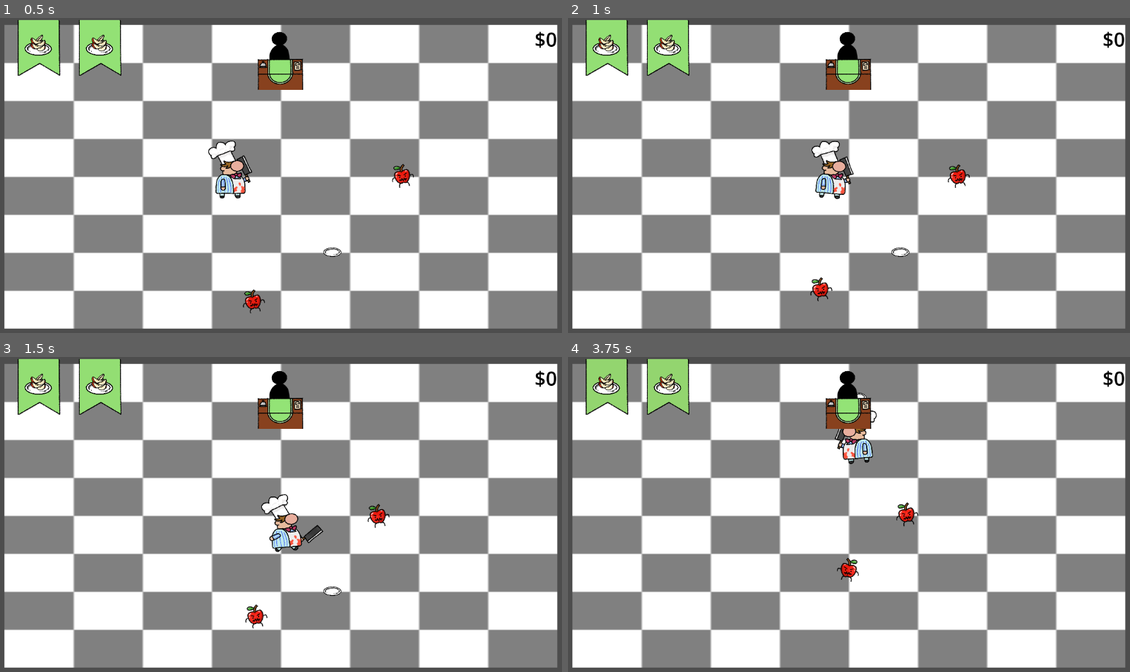
Above: before the commit, frames 1-4 (two rows, left to right).
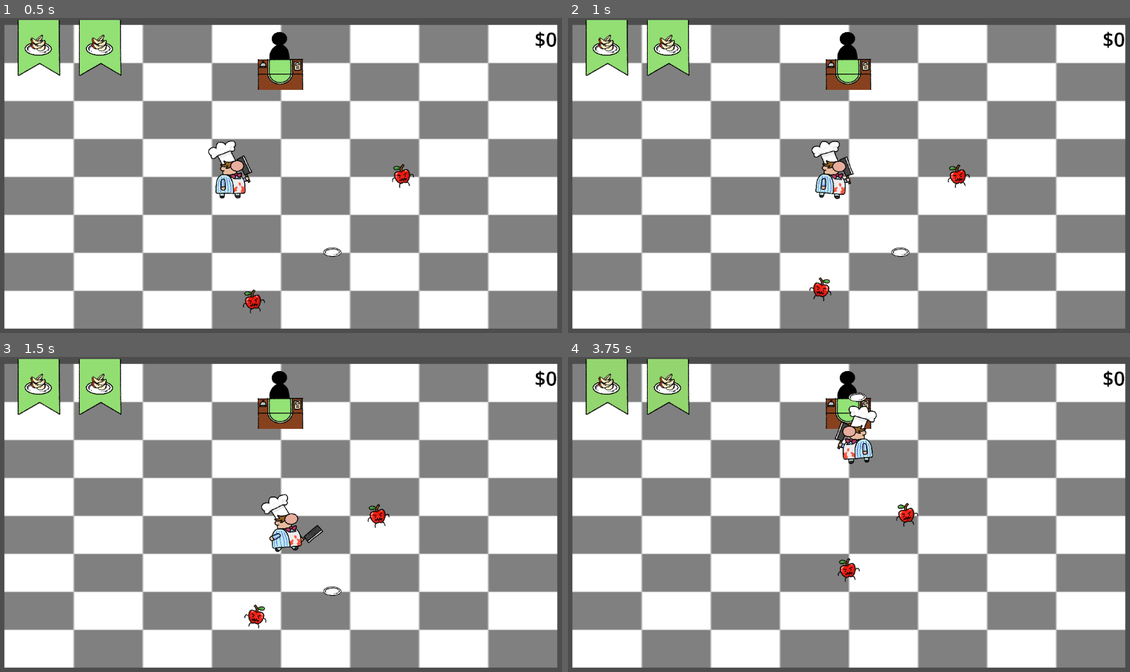
Above: after the commit, the same moments.

Repository: santosty25/Mortal-Cooking
Game: Godot game, scene res://Scenes/Main.tscn
The game is run twice, just before and just after one commit, with the same random seed, the same clock (stepped at 60 frames per second) and the same inputs.
Inputs (mouse positions are in pixels of both pictures, inside the frame that each line leads up to):
- Up to frame 1 (0.5 s): no input
- Up to frame 2 (1 s): move the mouse to (972, 159) at 0.52 s; hold D (Move_Right) from 0.53 s (still down); tap E (Interact) at 0.6 s
- Up to frame 3 (1.5 s): move the mouse to (168, 530) at 1.27 s; release D (Move_Right) at 1.28 s; hold S (Move_Down) from 1.28 s (still down); click (168, 530) at 1.35 s
- Up to frame 4 (3.75 s): tap E (Interact) at 1.55, 2.3, 3.05, 3.6 s; move the mouse to (905, 445) at 2.02 s; release S (Move_Down) at 2.03 s; hold D (Move_Right) 2.03-2.78 s; hold Shift (Block) 2.03-2.78 s; move the mouse to (820, 577) at 2.77 s; hold W (Move_Up) 2.78-3.53 s; tap Space (Dash) at 2.85 s; move the mouse to (1017, 561) at 3.52 s; hold A (Move_Left) from 3.53 s (still down)

Frame 1 is identical in both runs. In frame 2, 0.2% of the frame differs, in the area x 42-48%, y 82-90%; in frame 3, 0.2%; in frame 4, 0.6%, in the area x 47-63%, y 11-72%.

Commit message:
Added cash register sfx

Diff:
--- a/Code/Character/Player.gd
+++ b/Code/Character/Player.gd
@@ -3,6 +3,7 @@
 #sound effects
 @onready var knifeSwing = $knifeSwing
 @onready var running = $running
+@onready var cashGained = $cashGained
 const speed = 300.0
 
 # for animation
@@ -126,6 +127,7 @@
 			elif target is Serving_Location && heldItem is Plate:
 				if $"..".serve(heldItem):
 					heldItem = null
+					cashGained.play()
 				else:
 					drop_item()
 		else:
--- a/Scenes/Character/Player.tscn
+++ b/Scenes/Character/Player.tscn
@@ -1,9 +1,12 @@
-[gd_scene load_steps=9 format=3 uid="uid://tq3hr05vu4ux"]
+[gd_scene load_steps=12 format=3 uid="uid://tq3hr05vu4ux"]
 
 [ext_resource type="Script" path="res://Code/Character/Player.gd" id="1_okj7e"]
 [ext_resource type="Texture2D" uid="uid://bkax38twpboyd" path="res://art/Effects/Hit.png" id="2_4ww1s"]
 [ext_resource type="Texture2D" uid="uid://d0hcr2o0b71xf" path="res://art/Character/Player/Chef_Attack.png" id="3_so3ve"]
 [ext_resource type="Texture2D" uid="uid://djdnfab38mswp" path="res://art/Character/Player/Chef_Idle.png" id="4_t673k"]
+[ext_resource type="AudioStream" uid="uid://cjkunrgd32t27" path="res://Audio/knifeSwing.mp3" id="5_oh0av"]
+[ext_resource type="AudioStream" uid="uid://cdevfceoiejec" path="res://Audio/running.mp3" id="6_ixig7"]
+[ext_resource type="AudioStream" uid="uid://cihql54q886cu" path="res://Audio/cashRegister.mp3" id="7_lywr1"]
 
 [sub_resource type="SpriteFrames" id="SpriteFrames_c40pp"]
 animations = [{
@@ -84,6 +87,15 @@
 [node name="HeldItemPosition" type="Node2D" parent="."]
 position = Vector2(-100, -600)
 
+[node name="knifeSwing" type="AudioStreamPlayer" parent="."]
+stream = ExtResource("5_oh0av")
+
+[node name="running" type="AudioStreamPlayer" parent="."]
+stream = ExtResource("6_ixig7")
+
+[node name="cashGained" type="AudioStreamPlayer" parent="."]
+stream = ExtResource("7_lywr1")
+
 [connection signal="animation_finished" from="AnimatedSprite2D" to="." method="_on_animated_sprite_2d_animation_finished"]
 [connection signal="body_entered" from="Attack" to="." method="_on_area_2d_body_entered"]
 [connection signal="body_entered" from="Interaction" to="." method="_on_area_2d_body_entered"]
--- a/Scenes/Main.tscn
+++ b/Scenes/Main.tscn
@@ -1,11 +1,9 @@
-[gd_scene load_steps=12 format=3 uid="uid://c454qsgse2goj"]
+[gd_scene load_steps=10 format=3 uid="uid://dwirvfmddfg78"]
 
 [ext_resource type="Script" path="res://Code/Main.gd" id="1_144we"]
 [ext_resource type="PackedScene" uid="uid://tq3hr05vu4ux" path="res://Scenes/Character/Player.tscn" id="2_cqwo3"]
 [ext_resource type="Texture2D" uid="uid://yt82fh5e344w" path="res://art/Background/KitchenFloor.png" id="2_uti5l"]
-[ext_resource type="AudioStream" uid="uid://cjkunrgd32t27" path="res://Audio/knifeSwing.mp3" id="3_fsxps"]
 [ext_resource type="PackedScene" uid="uid://bwyugn41cemsf" path="res://Scenes/Terrain/Serving_Location.tscn" id="4_7apyq"]
-[ext_resource type="AudioStream" uid="uid://cdevfceoiejec" path="res://Audio/running.mp3" id="4_ep0w6"]
 [ext_resource type="PackedScene" uid="uid://caunl41eul6nm" path="res://Scenes/Item/Plate.tscn" id="4_oynte"]
 [ext_resource type="PackedScene" uid="uid://by7wt3jib5pss" path="res://Scenes/Character/Apple.tscn" id="5_idls0"]
 [ext_resource type="AudioStream" uid="uid://c2u258shbqccu" path="res://Audio/JazzBackground.mp3" id="6_kwsm0"]
@@ -49,30 +47,24 @@
 position = Vector2(0, -1)
 zoom = Vector2(0.5, 0.5)
 
-[node name="Player" parent="." instance=ExtResource("2_cqwo3")]
-position = Vector2(-202, 11)
-
-[node name="knifeSwing" type="AudioStreamPlayer" parent="Player"]
-stream = ExtResource("3_fsxps")
-
-[node name="running" type="AudioStreamPlayer" parent="Player"]
-stream = ExtResource("4_ep0w6")
-
 [node name="OrderCooldown" type="Timer" parent="."]
 wait_time = 30.0
 autostart = true
 
+[node name="Serving_Location" parent="." instance=ExtResource("4_7apyq")]
+position = Vector2(0, -475)
+
 [node name="Plate" parent="." instance=ExtResource("4_oynte")]
 position = Vector2(211, 302)
-
-[node name="Serving_Location" parent="." instance=ExtResource("4_7apyq")]
-position = Vector2(0, -475)
 
 [node name="Apple" parent="." instance=ExtResource("5_idls0")]
 position = Vector2(-102, 561)
 
 [node name="Apple2" parent="." instance=ExtResource("5_idls0")]
 position = Vector2(548, -3)
+
+[node name="Player" parent="." instance=ExtResource("2_cqwo3")]
+position = Vector2(-202, 11)
 
 [node name="Score" type="Label" parent="."]
 modulate = Color(0, 0, 0, 1)
Not shown, added: Audio/cashRegister.mp3.import
Not shown, changed: .gitignore
Not shown, added: Audio/cashRegister.mp3
